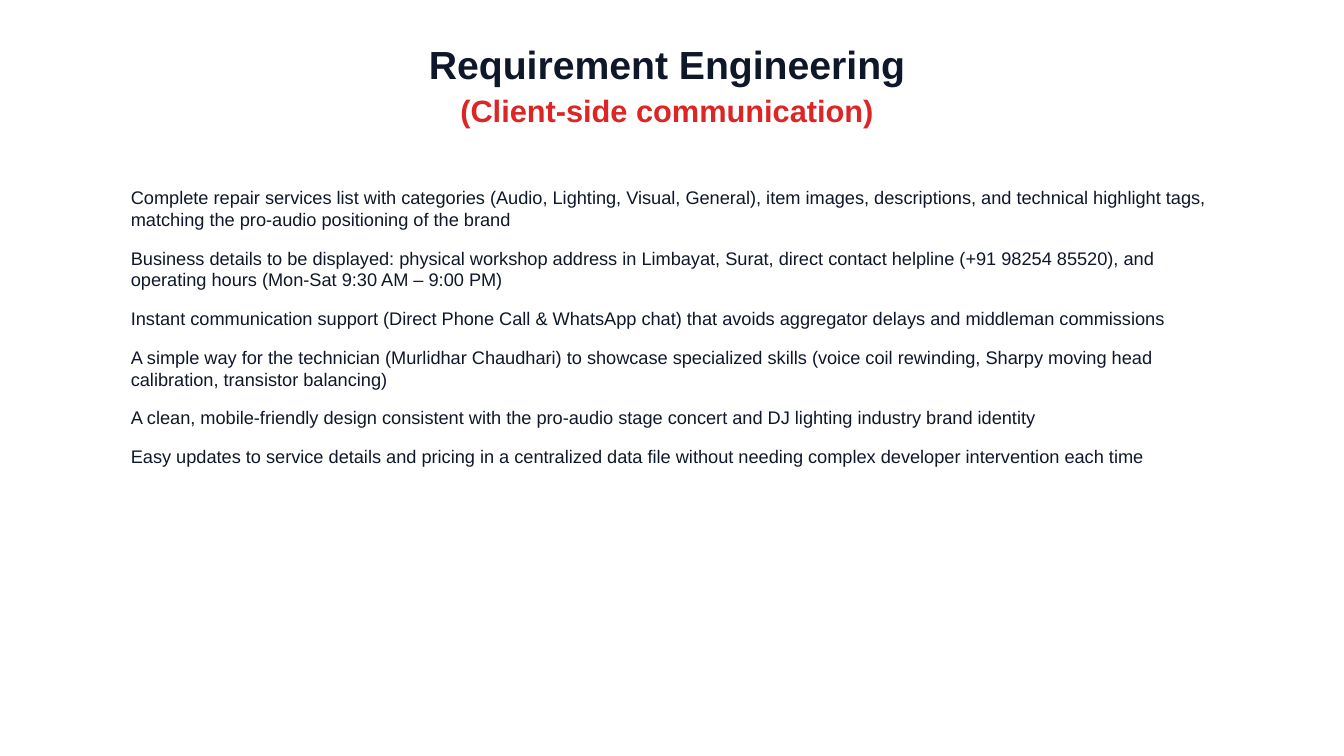
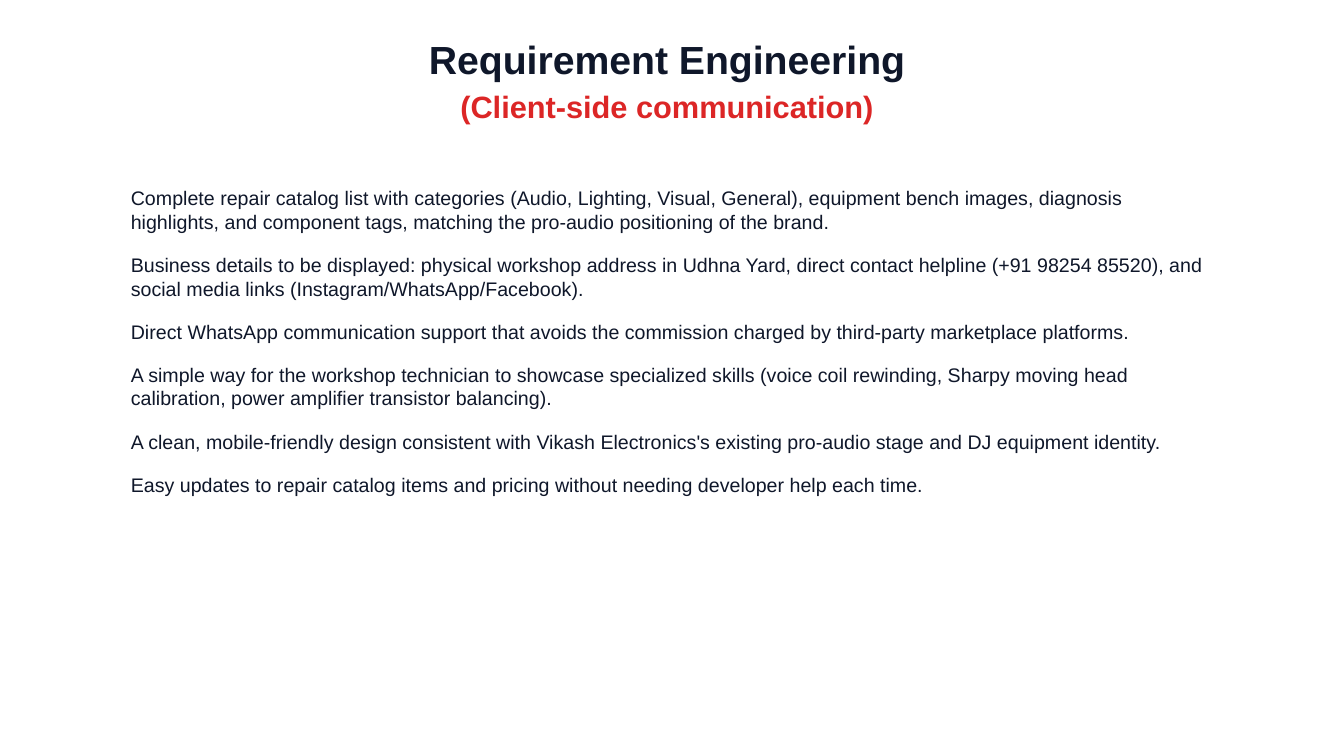
Before and after one commit to Prathmesh-oss/vikash-electronics, a slide deck: slide 12 of Vikash_Electronics_Complete_Academic_Presentation.pptx. Drawn at 1344x756 pixels with LibreOffice and Linux fonts; fonts in the diff are those of the drawing. Boxes give left, top, right and bottom in pixels: in the first picture for what was removed or moved away, otherwise in the second. Text is boxed around its words. In the diff, an @@ line names an element or a change of style, - is before the commit and + after.

```diff
--- a/Vikash_Electronics_Complete_Academic_Presentation.pptx
+++ b/Vikash_Electronics_Complete_Academic_Presentation.pptx
@@ text at <box>460,95,873,124</box>: more space between paragraphs @@
@@ text at <box>131,190,1202,496</box>: text changed; size 13 to 14 pt @@
-Complete repair services list with categories (Audio, Lighting, Visual, General), item images, descriptions, and technical highlight tags, matching the pro-audio positioning of the brand
-Business details to be displayed: physical workshop address in Limbayat, Surat, direct contact helpline (+91 98254 85520), and operating hours (Mon-Sat 9:30 AM – 9:00 PM)
-Instant communication support (Direct Phone Call & WhatsApp chat) that avoids aggregator delays and middleman commissions
-A simple way for the technician (Murlidhar Chaudhari) to showcase specialized skills (voice coil rewinding, Sharpy moving head calibration, transistor balancing)
-A clean, mobile-friendly design consistent with the pro-audio stage concert and DJ lighting industry brand identity
-Easy updates to service details and pricing in a centralized data file without needing complex developer intervention each time
+Complete repair catalog list with categories (Audio, Lighting, Visual, General), equipment bench images, diagnosis highlights, and component tags, matching the pro-audio positioning of the brand.
+Business details to be displayed: physical workshop address in Udhna Yard, direct contact helpline (+91 98254 85520), and social media links (Instagram/WhatsApp/Facebook).
+Direct WhatsApp communication support that avoids the commission charged by third-party marketplace platforms.
+A simple way for the workshop technician to showcase specialized skills (voice coil rewinding, Sharpy moving head calibration, power amplifier transistor balancing).
+A clean, mobile-friendly design consistent with Vikash Electronics's existing pro-audio stage and DJ equipment identity.
+Easy updates to repair catalog items and pricing without needing developer help each time.
```
Also in this commit, not shown: 21 other slides changed, 5 slides added, 11 slides removed, 9 other files.
